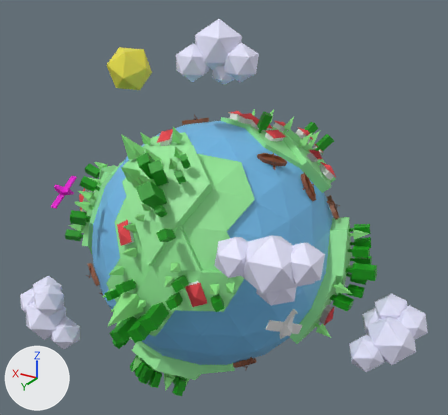
An edit to the Blender file earth/earth.blend, drawn before and after from the same camera.
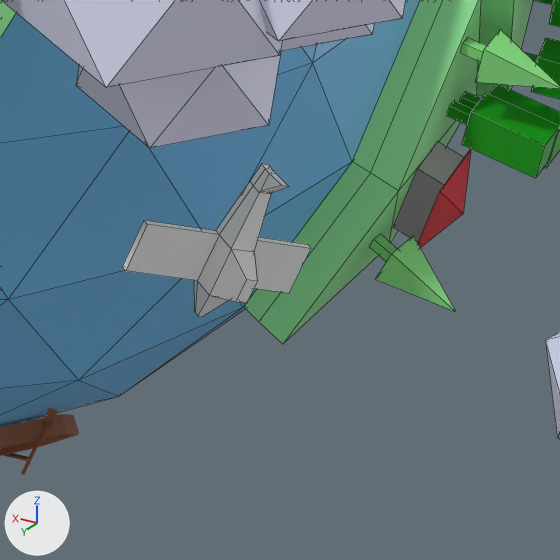
The first picture shows the older version from a camera (50 mm lens) standing at (-2.51, 4.0, 2.34) and looking at (-0.05, -0.09, 0.29). The close-ups show both versions on the part from 54% to 79% of the width and 67% to 93% of the height of that picture; other places that the commit changed are outside them. Arrows for +X, +Y and +Z are at lower left; the lights stay in place. The close-ups show mesh edges as thin lines.
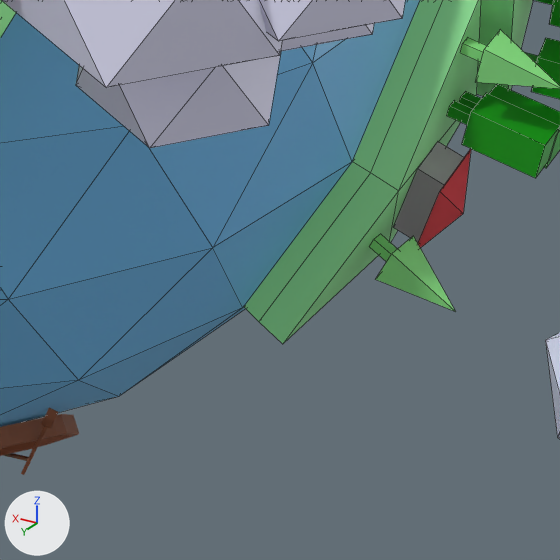
The edits, one by one:
Object 'Plane.023' (ob_plane_023) now shows me_plane_006 instead of me_plane_003.
Object 'Plane.023' (ob_plane_023) moves from (-0.193, 0.21, 0.217) to (0.144, 0.349, 0.065).
Object 'Plane.023' (ob_plane_023) turns from (-97, 67, 47) to (-41, 10, -16) degrees about x, y and z.

Where the change shows, as pixel boxes [x1, y1, x2, y2] in the close-ups (560 x 560 px):
'Plane.023', reshaped, moved, turned (not visible afterwards): before [122, 164, 311, 316]
